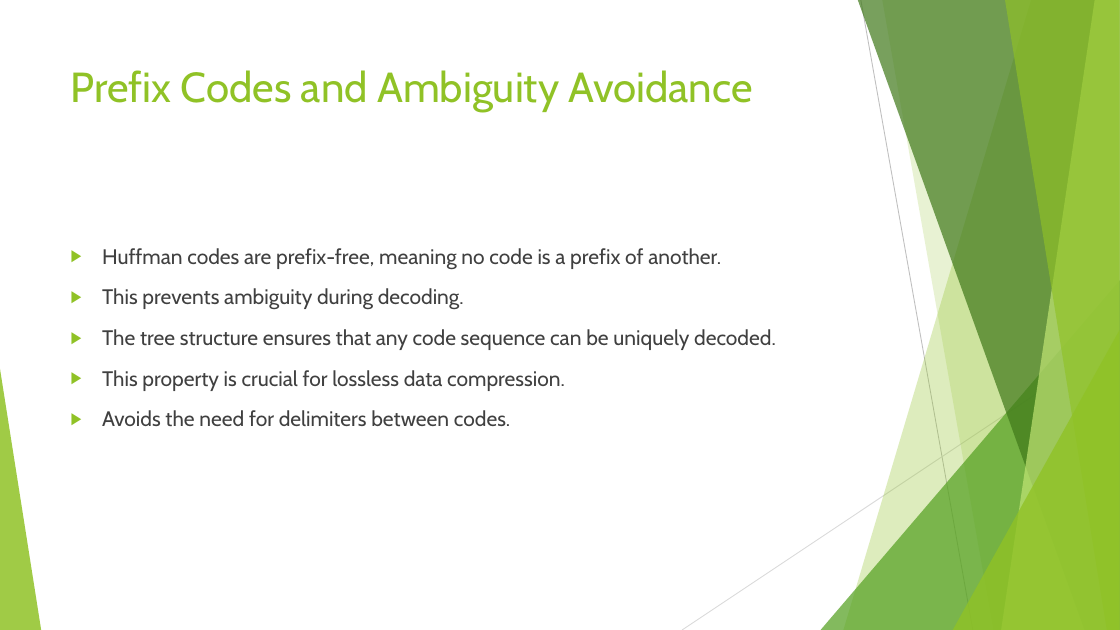
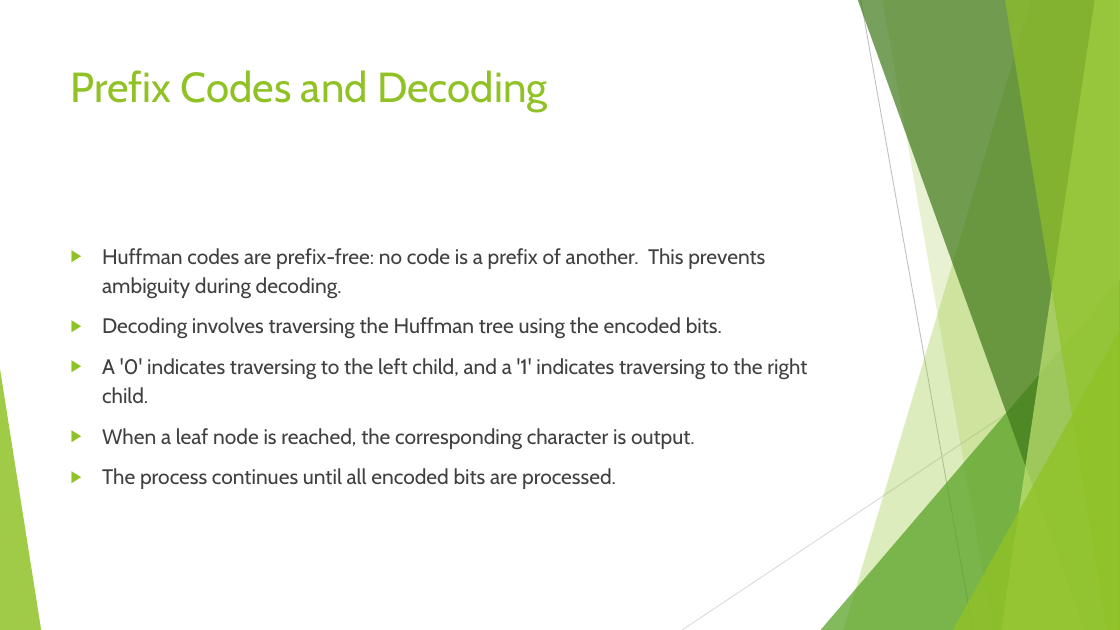
Before and after one commit to shubhamb025/Pdf_to_presentation_GenAI, a slide deck: slide 11 of output/generated_presentation.pptx. Drawn at 1120x630 pixels with LibreOffice and Linux fonts; fonts in the diff are those of the drawing. Boxes give left, top, right and bottom in pixels: in the first picture for what was removed or moved away, otherwise in the second. Text is boxed around its words. In the diff, an @@ line names an element or a change of style, - is before the commit and + after.

```diff
--- a/output/generated_presentation.pptx
+++ b/output/generated_presentation.pptx
@@ title at (71,70,547,112): text changed @@
-Prefix Codes and Ambiguity Avoidance
+Prefix Codes and Decoding
@@ text at (102,248,807,489): text changed @@
-▶ Huffman codes are prefix-free, meaning no code is a prefix of another.
-▶ This prevents ambiguity during decoding.
-▶ The tree structure ensures that any code sequence can be uniquely decoded.
-▶ This property is crucial for lossless data compression.
-▶ Avoids the need for delimiters between codes.
+▶ Huffman codes are prefix-free: no code is a prefix of another. This prevents ambiguity during decoding.
+▶ Decoding involves traversing the Huffman tree using the encoded bits.
+▶ A '0' indicates traversing to the left child, and a '1' indicates traversing to the right child.
+▶ When a leaf node is reached, the corresponding character is output.
+▶ The process continues until all encoded bits are processed.
```
Also in this commit, not shown: 10 other slides changed, 28 other files.
